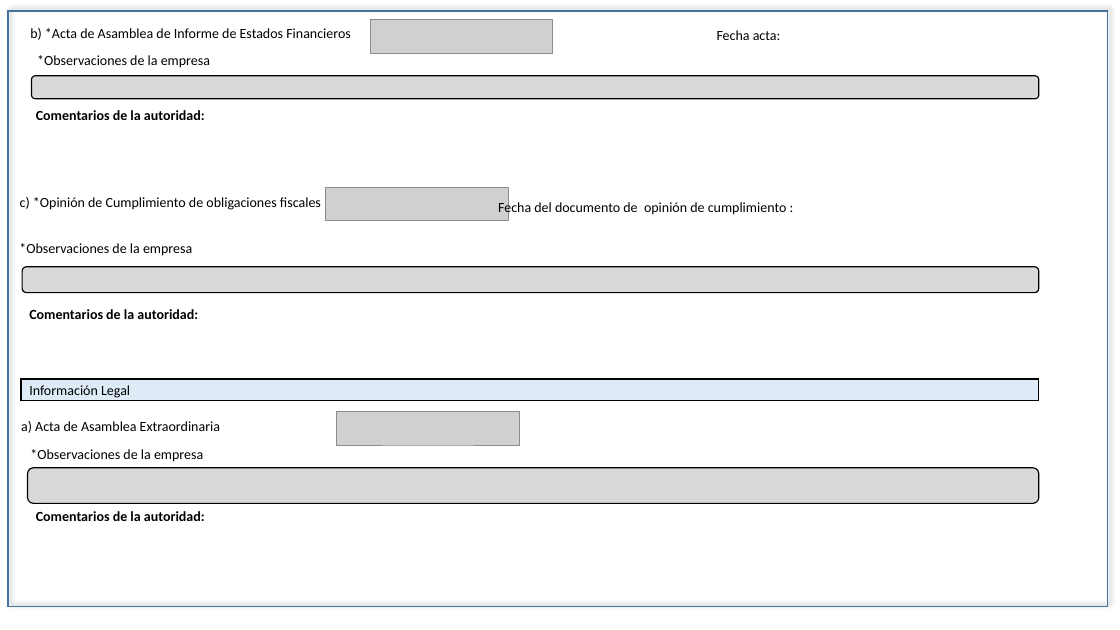
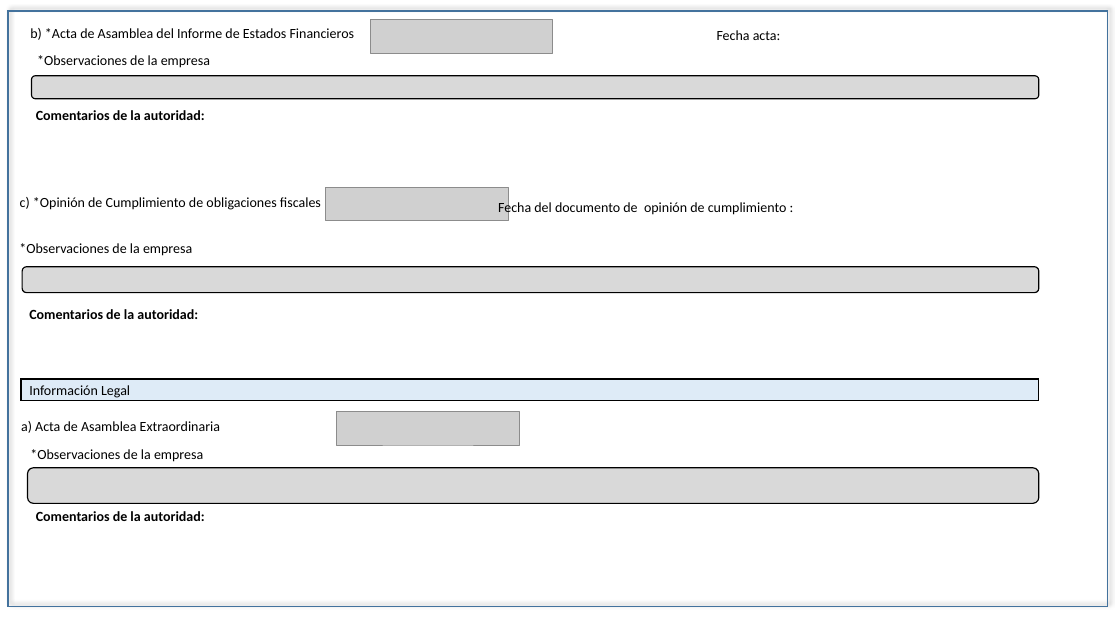
Before and after one commit to EDDIE83/Documentos, a slide deck: slide 31 of TAF 092019/PANTALAS EIU´S Actualizacion.pptx. Drawn at 1120x630 pixels with LibreOffice and Linux fonts; fonts in the diff are those of the drawing; grey boxes stand for pictures. Boxes give left, top, right and bottom in pixels: in the first picture for what was removed or moved away, otherwise in the second. Text is boxed around its words. In the diff, an @@ line names an element or a change of style, - is before the commit and + after.

```diff
--- a/TAF 092019/PANTALAS EIU´S Actualizacion.pptx
+++ b/TAF 092019/PANTALAS EIU´S Actualizacion.pptx
@@ text at (30, 28, 355, 40): text changed @@
-b) *Acta de Asamblea de Informe de Estados Financieros
+b) *Acta de Asamblea del Informe de Estados Financieros
```
Also in this commit, not shown: 22 other slides changed, 41 other files.
